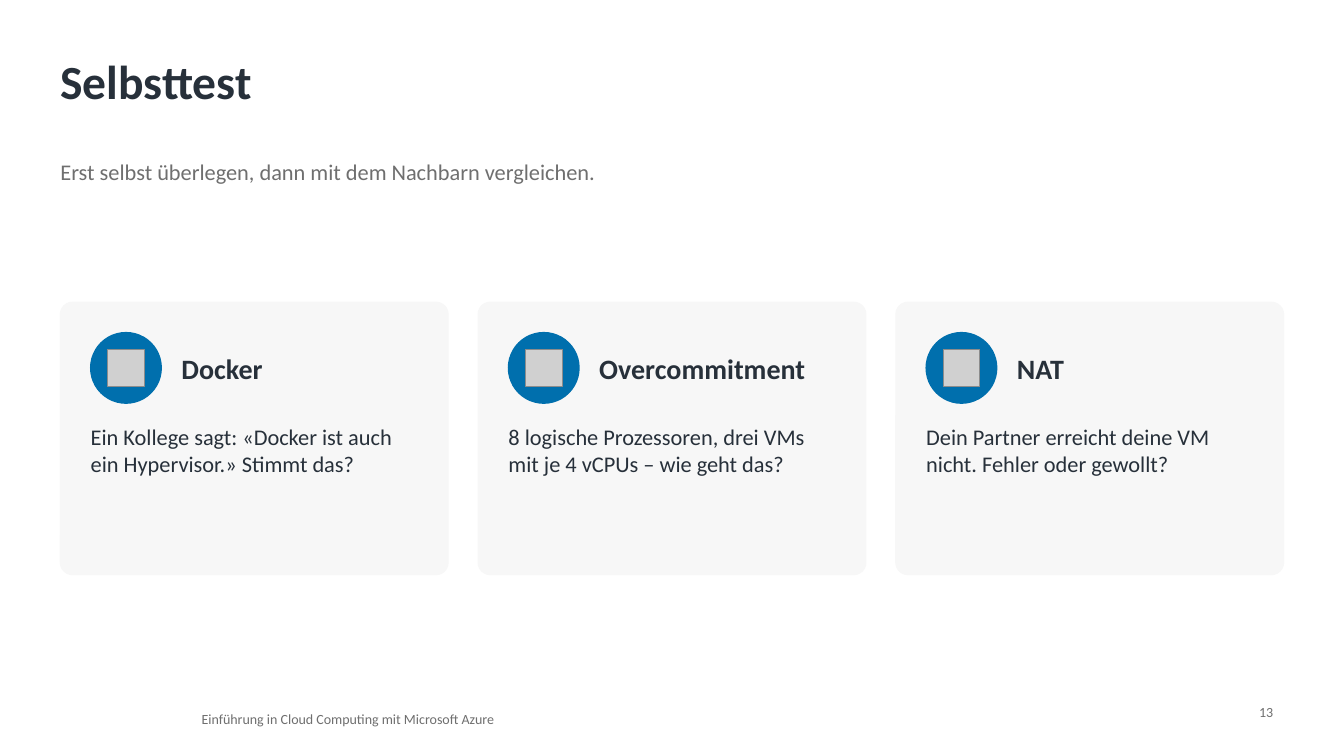
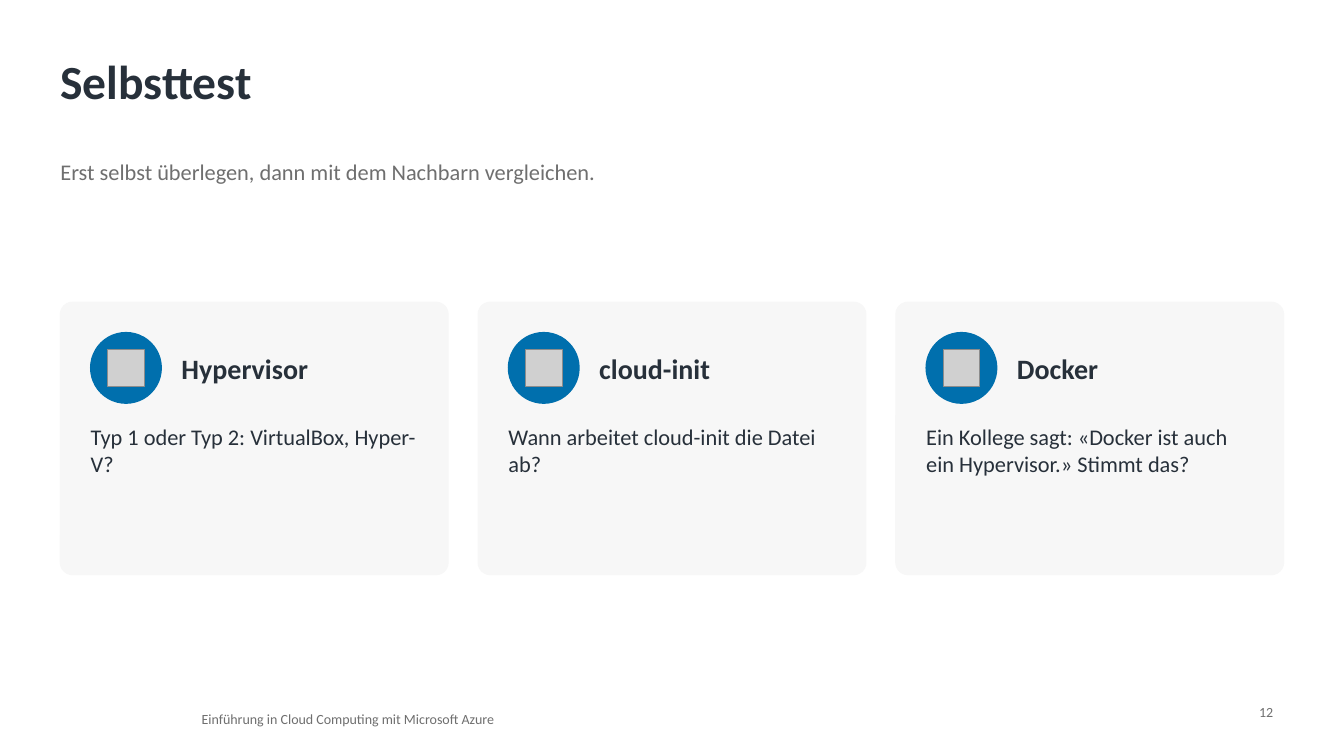
Before and after one commit to pat-teacher/azure-basics-training, a slide deck: slide 12 of praesentationen/input-01-virtualisierung.pptx (slide 13 before the commit). Drawn at 1344x756 pixels with LibreOffice and Linux fonts; fonts in the diff are those of the drawing; grey boxes stand for pictures; background and template pictures are left out. Boxes give left, top, right and bottom in pixels: in the first picture for what was removed or moved away, otherwise in the second. Text is boxed around its words. In the diff, an @@ line names an element or a change of style, - is before the commit and + after.

```diff
--- a/praesentationen/input-01-virtualisierung.pptx
+++ b/praesentationen/input-01-virtualisierung.pptx
@@ text at (181,359,308,384): text changed @@
-Docker
+Hypervisor
@@ text at (599,359,710,379): text changed @@
-Overcommitment
+cloud-init
@@ text at (1017,359,1098,379): text changed @@
-NAT
+Docker
@@ text at (91,429,416,472): text changed @@
-Ein Kollege sagt: «Docker ist auch ein Hypervisor.» Stimmt das?
+Typ 1 oder Typ 2: VirtualBox, Hyper-V?
@@ text at (508,429,816,472): text changed @@
-8 logische Prozessoren, drei VMs mit je 4 vCPUs – wie geht das?
+Wann arbeitet cloud-init die Datei ab?
@@ text at (926,429,1228,476): text changed @@
-Dein Partner erreicht deine VM nicht. Fehler oder gewollt?
+Ein Kollege sagt: «Docker ist auch ein Hypervisor.» Stimmt das?
```
Also in this commit, not shown: 6 other slides changed, 3 slides added, 4 slides removed, 52 other files.
